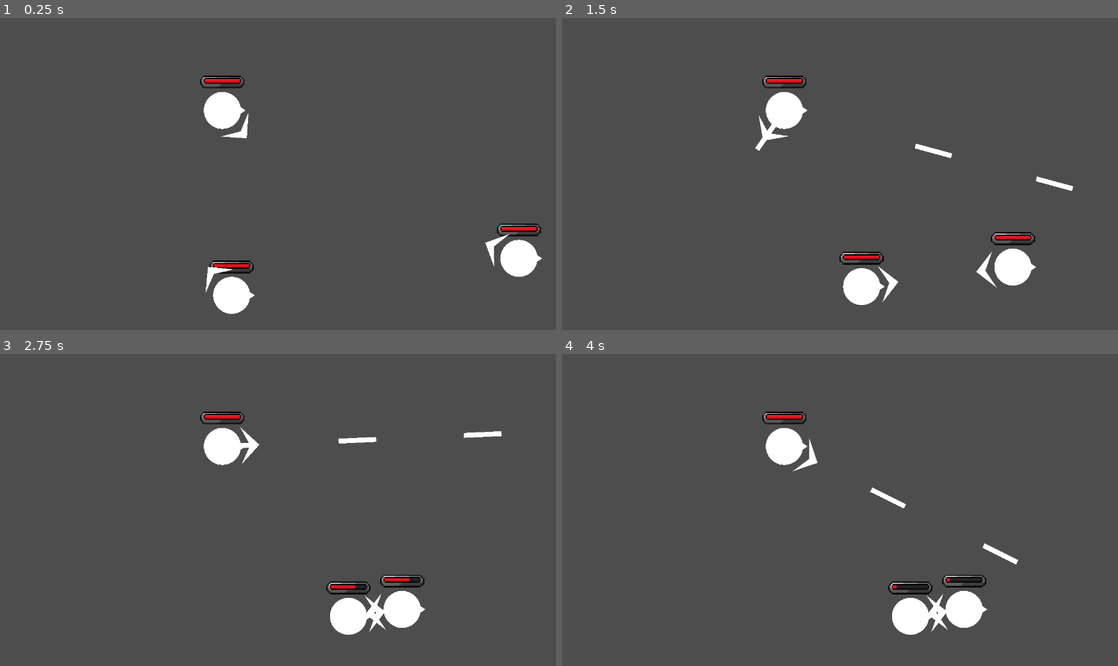
Above: before the commit, frames 1-4 (two rows, left to right).
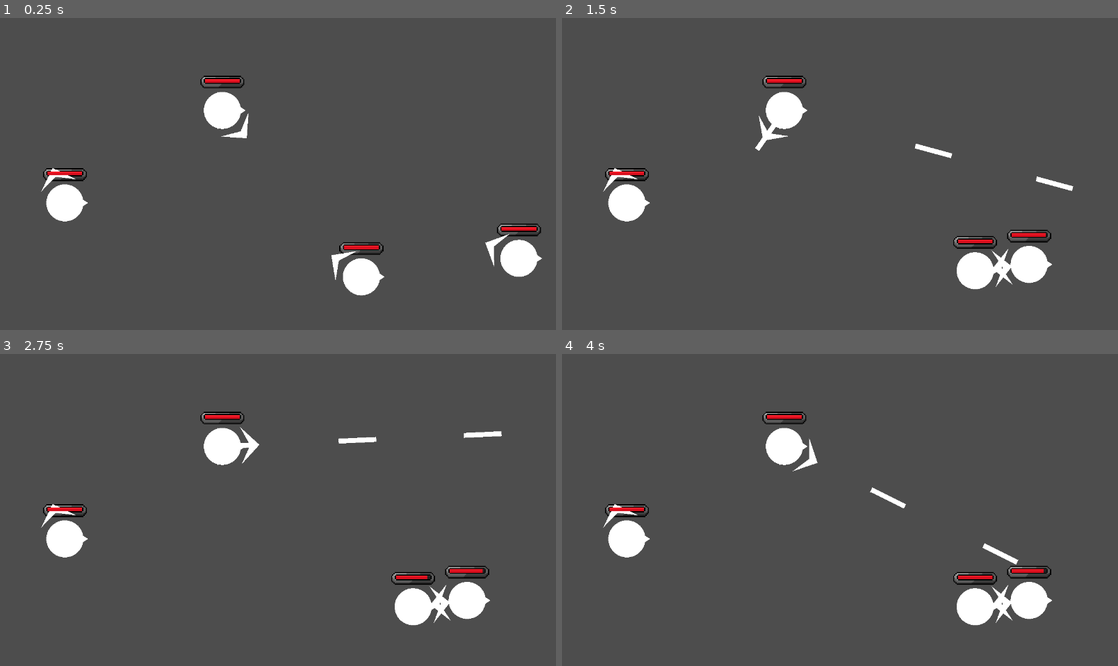
Above: after the commit, the same moments.

Repository: morie197/party_paranoia
Game: Godot game, scene res://testing_scene.tscn
The game is run twice, just before and just after one commit, with the same random seed, the same clock (stepped at 60 frames per second) and the same inputs.
Inputs (mouse positions are in pixels of both pictures, inside the frame that each line leads up to):
- Up to frame 1 (0.25 s): no input
- Up to frame 2 (1.5 s): move the mouse to (962, 158) at 0.52 s; press the mouse at (962, 158) at 0.53 s; hold D (right) 0.53-1.28 s; move the mouse to (728, 189) at 1.27 s; release the mouse at (728, 189) at 1.28 s; hold S (down) from 1.28 s (still down); click (728, 189) at 1.35 s
- Up to frame 3 (2.75 s): move the mouse to (333, 441) at 2.02 s; release S (down) at 2.03 s; press the mouse at (333, 441) at 2.03 s; hold D (right) from 2.03 s (still down); right-click (333, 441) at 2.1 s
- Up to frame 4 (4 s): move the mouse to (812, 572) at 2.77 s; release D (right) at 2.78 s; release the mouse at (812, 572) at 2.78 s; hold W (up) 2.78-3.53 s; click (812, 572) at 2.85 s; move the mouse to (1006, 556) at 3.52 s; press the mouse at (1006, 556) at 3.53 s; hold A (left) from 3.53 s (still down)

The runs differ from the first frame. In frame 1, 2.8% of the frame differs, in the area x 7-70%, y 48-95%; in frame 2, 3.6%; in frame 3, 3.8%, in the area x 7-89%, y 48-90%; in frame 4, 3.8%.

Commit message:
[Add] Healer and healing

Diff:
--- a/battle_manager.gd
+++ b/battle_manager.gd
@@ -78,6 +78,19 @@
 
 	return highest_priority_target
 
+func find_lowest_health_percent_ally() -> Character:
+	var lowest_health_percentage: float = 100
+	var lowest_health_percentage_ally: Character = null
+	for ally in allies:
+		if ally.character_health:
+			var health_percantage: float = ally.character_health.current_hp / ally.character_health.max_hp
+			if health_percantage < lowest_health_percentage:
+				lowest_health_percentage_ally = ally
+				lowest_health_percentage = health_percantage
+
+	return lowest_health_percentage_ally
+
+
 func remove_character(character_to_remove: Character):
 	if allies.has(character_to_remove):
 		allies.erase(character_to_remove)
--- a/character.gd
+++ b/character.gd
@@ -78,6 +78,7 @@
 		return
 
 	if ally and support:
+		#print(character_role)
 		return
 
 	if character_block:
@@ -90,7 +91,7 @@
 	move_and_slide()
 
 func damage(amount: float, damager: Character):
-	if damager.ally == ally: # no friendly fire
+	if amount > 0 and damager.ally == ally: # no friendly fire
 		return
 	if character_health:
 		character_health.damage(amount)
--- /dev/null
+++ b/character_healing_attack.gd
@@ -0,0 +1,55 @@
+extends Node
+
+@export var healing_effects: PackedScene
+
+@export var attack_cooldown: float = 1
+@export var healing_amount: float = 3
+
+var current_attack_cooldown: float = 0
+
+var shooter: Character = null
+
+# Called when the node enters the scene tree for the first time.
+func _ready():
+	pass # Replace with function body.
+
+
+# Called every frame. 'delta' is the elapsed time since the previous frame.
+func _process(delta):
+	if current_attack_cooldown > 0:
+		current_attack_cooldown -= delta
+
+func attack(target_position: Vector2):
+	if not current_attack_cooldown <= 0:
+		return
+
+	if not shooter:
+		print("No shooter for projectile!")
+		return
+
+	if not shooter.character_attack_target_controller:
+		return
+
+	shooter.character_attack_target_controller.target_character.damage(-healing_amount, shooter)
+
+	current_attack_cooldown = attack_cooldown
+
+
+	var parent_transform: Vector2 = shooter.global_position
+	var direction_to_head: Vector2 = parent_transform.direction_to(target_position)
+	#
+	#var projectile = projectile_to_fire.instantiate() as Projectile
+	#projectile.projectile_attack_damage = projectile_attack_damage
+	#projectile.projectile_attack_speed = projectile_attack_speed
+	#projectile.projectile_direction = direction_to_head
+	#projectile.shooter = shooter
+	#shooter.add_sibling(projectile)
+	#
+	#projectile.global_position = parent_transform
+	#projectile.global_rotation = direction_to_head.angle()
+
+func can_attack(target: Character) -> bool:
+	#if shooter.global_position.distance_to(target.global_position) < projectile_range:
+	return true
+
+	#return false
--- a/character_health.gd
+++ b/character_health.gd
@@ -20,6 +20,8 @@
 
 func damage(amount: float):
 	var damage_taken: float = clampf(amount - defense, 1, 9999)
+	if amount <= 0:
+		damage_taken = amount
 	current_hp = clampf(current_hp - damage_taken, 0, max_hp)
 	if current_hp <= 0:
 		died.emit()
--- a/character_pathfinding.gd
+++ b/character_pathfinding.gd
@@ -15,6 +15,8 @@
 var attack_position: Vector2 = Vector2.ZERO
 
 var is_attacking: bool = false
+
+@export var healer: bool = false
 
 # Called when the node enters the scene tree for the first time.
 func _ready():
@@ -42,21 +44,25 @@
 func next_pathfinding():
 	if not character_to_control:
 		return
-	if character_to_control.character_block and character_to_control.character_block.blocked:
-		target_character = GameManager.current_battle_manager.find_highest_priority_character_in_array(character_to_control.character_block.blocking)
-		target_position = character_to_control.global_position
+
+	if healer:
+		if character_to_control.ally:
+			target_character = GameManager.current_battle_manager.find_lowest_health_percent_ally()
 	else:
-		if character_to_control.ally:
-			target_character = GameManager.current_battle_manager.find_closest_badguy(character_to_control, enemy_detection_range)
+		if character_to_control.character_block and character_to_control.character_block.blocked:
+			target_character = GameManager.current_battle_manager.find_highest_priority_character_in_array(character_to_control.character_block.blocking)
+			target_position = character_to_control.global_position
 		else:
-			target_character = GameManager.current_battle_manager.find_closest_goodguy(character_to_control, enemy_detection_range)
-		if target_character and not (character_to_control.ally and character_to_control.support):
-			target_position = target_character.global_position
+			if character_to_control.ally:
+				target_character = GameManager.current_battle_manager.find_closest_badguy(character_to_control, enemy_detection_range)
+			else:
+				target_character = GameManager.current_battle_manager.find_closest_goodguy(character_to_control, enemy_detection_range)
+			if target_character and not (character_to_control.ally and character_to_control.support):
+				target_position = target_character.global_position
 
 	attack_position = target_position
 	if target_character:
 		if character_to_control.character_attack:
-			print(character_to_control.character_attack.can_attack(target_character))
 			if character_to_control.character_attack.can_attack(target_character):
 				is_attacking = true
 			else:
--- /dev/null
+++ b/healer.tscn
@@ -0,0 +1,84 @@
+[gd_scene format=3 uid="uid://b0cgq36e4w8ir"]
+
+[ext_resource type="Script" uid="uid://c6883obyp1ilb" path="res://character.gd" id="1_tvpxy"]
+[ext_resource type="Script" uid="uid://chdaesq4yyh0h" path="res://character_move.gd" id="2_ys4i6"]
+[ext_resource type="Script" uid="uid://1rgdfqogd3e1" path="res://character_healing_attack.gd" id="3_05je1"]
+[ext_resource type="Script" uid="uid://c15iunfn6p2qk" path="res://character_health.gd" id="6_mncj0"]
+[ext_resource type="PackedScene" uid="uid://cd1f3cufc3x8p" path="res://character_hp_bar.tscn" id="7_6kryf"]
+[ext_resource type="Script" uid="uid://b0vxrdxqpajqr" path="res://character_block.gd" id="8_g2tw0"]
+[ext_resource type="Script" uid="uid://b7agwitcmj45v" path="res://character_pathfinding.gd" id="8_tvpxy"]
+
+[sub_resource type="StandardMaterial3D" id="StandardMaterial3D_05je1"]
+albedo_color = Color(1, 0, 1, 1)
+
+[sub_resource type="SphereMesh" id="SphereMesh_h5qqk"]
+material = SubResource("StandardMaterial3D_05je1")
+radius = 1.0
+height = 2.0
+
+[sub_resource type="StandardMaterial3D" id="StandardMaterial3D_tvpxy"]
+albedo_color = Color(1, 0, 1, 1)
+
+[sub_resource type="PrismMesh" id="PrismMesh_h5qqk"]
+material = SubResource("StandardMaterial3D_tvpxy")
+
+[sub_resource type="CircleShape2D" id="CircleShape2D_h5qqk"]
+radius = 16.0
+
+[sub_resource type="CircleShape2D" id="CircleShape2D_sgtvy"]
+radius = 32.0
+
+[node name="Healer" type="CharacterBody2D" unique_id=882159276 node_paths=PackedStringArray("movement_input_controller", "attack_input_controller", "character_move", "character_attack", "character_aim_visuals", "character_health", "character_health_bar", "character_block", "character_attack_target_controller")]
+script = ExtResource("1_tvpxy")
+movement_input_controller = NodePath("CharacterPathfinding")
+attack_input_controller = NodePath("CharacterPathfinding")
+character_move = NodePath("CharacterMove")
+character_attack = NodePath("CharacterHealingAttack")
+character_aim_visuals = NodePath("AimVisuals")
+character_health = NodePath("CharacterHealth")
+character_health_bar = NodePath("CharacterHPBar")
+character_block = NodePath("CharacterBlock")
+character_attack_target_controller = NodePath("CharacterPathfinding")
+character_role = "Healer"
+
+[node name="CharacterVisuals" type="Node2D" parent="." unique_id=268260858]
+
+[node name="MeshInstance2D" type="MeshInstance2D" parent="CharacterVisuals" unique_id=1661056562]
+scale = Vector2(16.018143, 16)
+mesh = SubResource("SphereMesh_h5qqk")
+
+[node name="MeshInstance2D2" type="MeshInstance2D" parent="CharacterVisuals" unique_id=1219332382]
+position = Vector2(8, 0)
+rotation = -1.5707964
+scale = Vector2(32, 24)
+mesh = SubResource("PrismMesh_h5qqk")
+
+[node name="CharacterMove" type="Node" parent="." unique_id=1845476671]
+script = ExtResource("2_ys4i6")
+
+[node name="CharacterHealingAttack" type="Node" parent="." unique_id=1541953663]
+script = ExtResource("3_05je1")
+
+[node name="PlayerCollision" type="CollisionShape2D" parent="." unique_id=1436767257]
+shape = SubResource("CircleShape2D_h5qqk")
+
+[node name="AimVisuals" type="Node2D" parent="." unique_id=990575795]
+
+[node name="Polygon2D" type="Polygon2D" parent="AimVisuals" unique_id=1787561655]
+polygon = PackedVector2Array(16, -16, 32, 0, 16, 16, 24, 0)
+
+[node name="CharacterHealth" type="Node" parent="." unique_id=1527748649]
+script = ExtResource("6_mncj0")
+
+[node name="CharacterHPBar" parent="." unique_id=361129362 instance=ExtResource("7_6kryf")]
+
+[node name="CharacterBlock" type="Area2D" parent="." unique_id=1935040815]
+script = ExtResource("8_g2tw0")
+
+[node name="CollisionShape2D" type="CollisionShape2D" parent="CharacterBlock" unique_id=1558963342]
+shape = SubResource("CircleShape2D_sgtvy")
+
+[node name="CharacterPathfinding" type="NavigationAgent2D" parent="." unique_id=940189438]
+script = ExtResource("8_tvpxy")
+healer = true
+metadata/_custom_type_script = "uid://b7agwitcmj45v"
--- a/small_enemy.tscn
+++ b/small_enemy.tscn
@@ -65,6 +65,9 @@
 
 [node name="CharacterHealth" type="Node" parent="." unique_id=451289663]
 script = ExtResource("5_g2n3m")
+max_hp = 60.0
+current_hp = 60.0
+defense = 7.0
 
 [node name="CharacterHPBar" parent="." unique_id=361129362 instance=ExtResource("4_n8qhk")]
 
@@ -77,6 +80,8 @@
 
 [node name="CharacterMeleeAttack" type="Area2D" parent="." unique_id=757945094]
 script = ExtResource("7_rcvvi")
+attack_cooldown = 2.0
+attack_damage = 3.0
 
 [node name="CollisionShape2D" type="CollisionShape2D" parent="CharacterMeleeAttack" unique_id=1127510741]
 position = Vector2(40, 0)
--- a/testing_scene.tscn
+++ b/testing_scene.tscn
@@ -4,6 +4,7 @@
 [ext_resource type="PackedScene" uid="uid://csobhijpiws8k" path="res://player_archer.tscn" id="1_k6s54"]
 [ext_resource type="PackedScene" uid="uid://b8vkidbd1vvgm" path="res://small_enemy.tscn" id="2_7tmfp"]
 [ext_resource type="PackedScene" uid="uid://sgwgiv4jxgcl" path="res://warrior.tscn" id="3_j6xku"]
+[ext_resource type="PackedScene" uid="uid://b0cgq36e4w8ir" path="res://healer.tscn" id="5_y47j6"]
 
 [sub_resource type="NavigationPolygon" id="NavigationPolygon_h5qqk"]
 vertices = PackedVector2Array(2286.6172, 1294.1719, -229.57031, 1341.7891, -166.39063, -182.32031, 2389.289, -269.6328)
@@ -19,9 +20,11 @@
 [node name="BattleNavigation" type="NavigationRegion2D" parent="." unique_id=1889172775]
 navigation_polygon = SubResource("NavigationPolygon_h5qqk")
 
-[node name="PlayerArcher" parent="." unique_id=882159276 instance=ExtResource("3_j6xku")]
-position = Vector2(200, 240)
-support = false
+[node name="PlayerArcher" parent="." unique_id=457729495 instance=ExtResource("1_k6s54")]
+position = Vector2(192, 80)
 
-[node name="PlayerArcher2" parent="." unique_id=457729495 instance=ExtResource("1_k6s54")]
-position = Vector2(192, 80)
+[node name="Warrior" parent="." unique_id=882159276 instance=ExtResource("3_j6xku")]
+position = Vector2(312, 224)
+
+[node name="Healer" parent="." unique_id=2046218235 instance=ExtResource("5_y47j6")]
+position = Vector2(56, 160)
--- a/warrior.tscn
+++ b/warrior.tscn
@@ -24,10 +24,9 @@
 radius = 16.0
 height = 64.0
 
-[node name="PlayerArcher" type="CharacterBody2D" unique_id=882159276 node_paths=PackedStringArray("movement_input_controller", "direction_controller", "attack_input_controller", …(165 unchanged characters)…
+[node name="Warrior" type="CharacterBody2D" unique_id=882159276 node_paths=PackedStringArray("movement_input_controller", "attack_input_controller", …(165 unchanged characters)…
 script = ExtResource("1_c5i84")
 movement_input_controller = NodePath("CharacterPathfinding")
-direction_controller = NodePath("")
 attack_input_controller = NodePath("CharacterPathfinding")
 character_move = NodePath("CharacterMove")
 character_attack = NodePath("CharacterMeleeAttack")
@@ -36,7 +35,8 @@
 character_health_bar = NodePath("CharacterHPBar")
 character_block = NodePath("CharacterBlock")
 character_attack_target_controller = NodePath("CharacterPathfinding")
-character_role = "Archer"
+support = false
+character_role = "Warrior"
 
 [node name="CharacterVisuals" type="Node2D" parent="." unique_id=268260858]
 
Not shown, added: character_healing_attack.gd.uid
